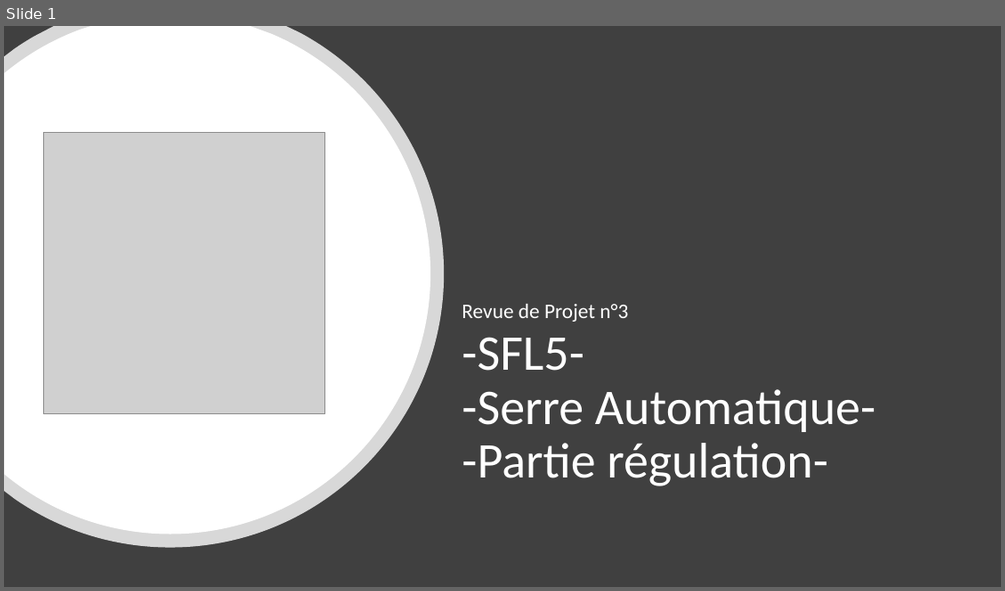
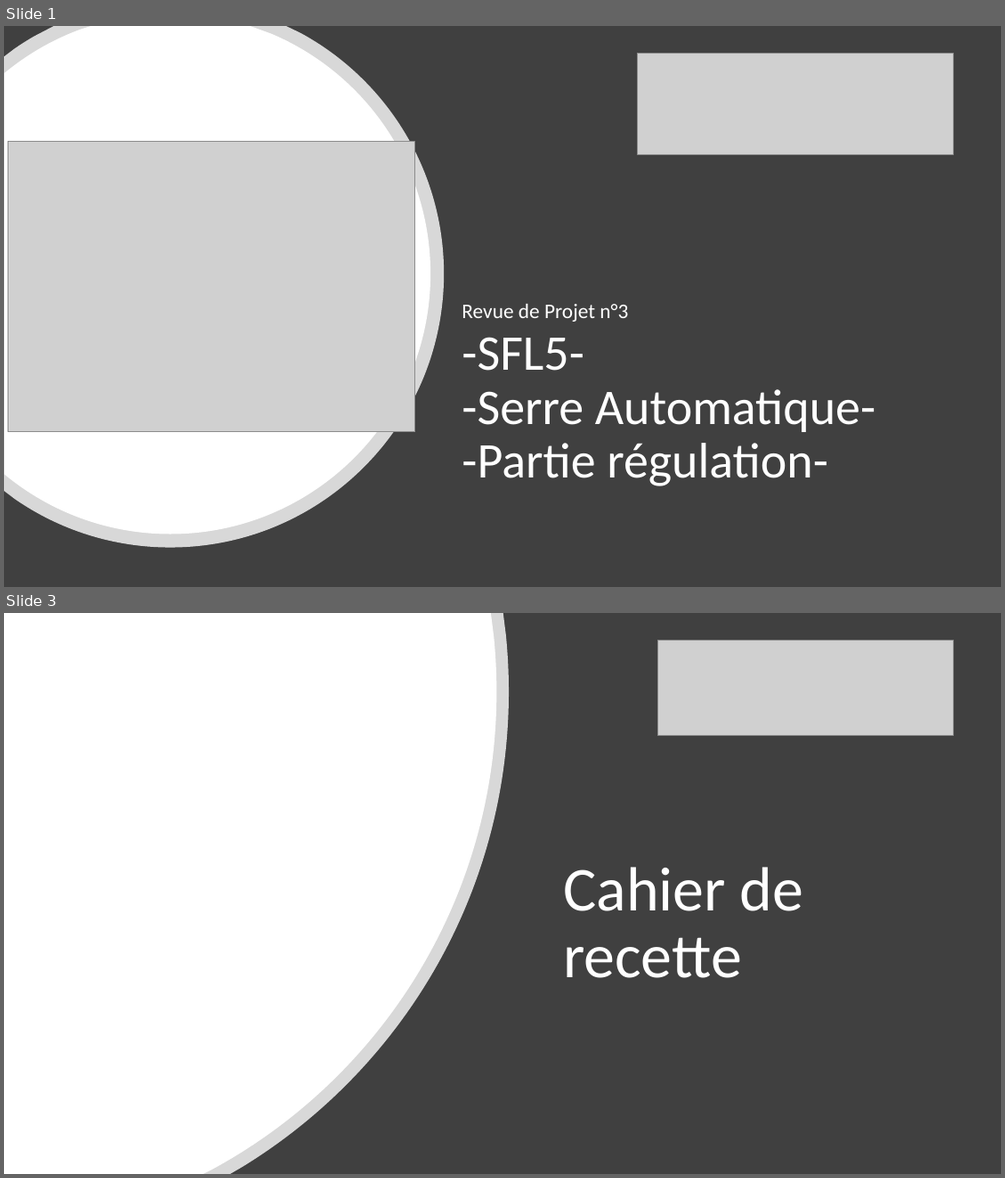
Before and after one commit to lucasminaud/projet_sfl5_serre_automatique, a slide deck: Partie personnelle Lucas MINAUD/revue/revue 3.pptx. Shown one above the other, each under a label of ours: slide 1 before the commit, slides 1 and 3 after it; the slides between them are not shown. The pictures are 1005x591 and 1005x1178 pixels, drawn with LibreOffice and Linux fonts; fonts in the diff are those of the drawing; grey boxes stand for pictures. Boxes give left, top, right and bottom in pixels: in the first picture for what was removed or moved away, otherwise in the second. Text is boxed around its words. In the diff, an @@ line names an element or a change of style, - is before the commit and + after.

```diff
--- a/Partie personnelle Lucas MINAUD/revue/revue 3.pptx
+++ b/Partie personnelle Lucas MINAUD/revue/revue 3.pptx
@@ slide 3 added at [4, 613, 1001, 1174], background #FFFFFF @@
@@ rectangle added at [4, 613, 1001, 1174], fill #404040 @@
@@ freeform shape added at [4, 613, 509, 1174], fill #FFFFFF at 80% opacity @@
@@ freeform shape added at [4, 613, 497, 1174], fill #FFFFFF @@
@@ picture added at [657, 640, 953, 735] @@
@@ title added at [563, 867, 804, 978], 60 pt, text #FFFFFF @@
+Cahier de recette
@@ slide 1 changed as well @@
@@ picture added at [638, 53, 953, 155] @@
@@ picture: place and size @@
-picture at [44, 132, 324, 413]
+picture at [8, 141, 415, 431]
```
Also in this commit, not shown: 1 other slide changed, 2 other slides added, 3 other files.
